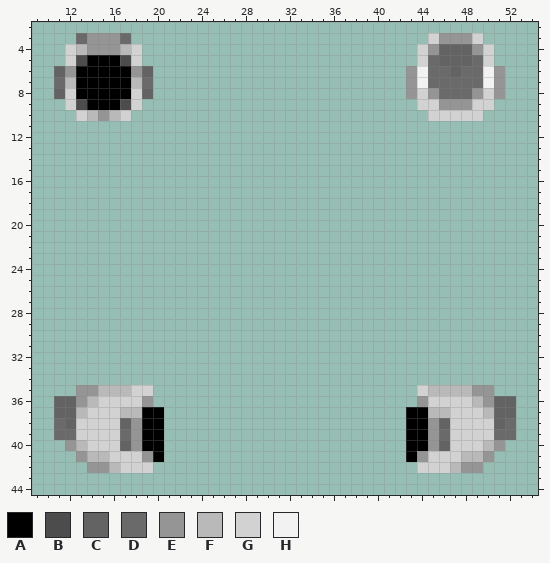
Two states of a pixel-art sprite, Resources/Textures/Mobs/Species/IPC/parts.rsi/head_f.png. This is how it looked before the edit.
The file is 64x64 pixels. Colours within 5 levels of each other are drawn and written as one. Shown: x 9..54, y 2..44.
Palette (. is transparent): A #000000  B #4c4c4c  C #636363  D #6a6a6a  E #959595  F #b9b9b9  G #d2d2d2  H #f2f2f2
Pixels before, first column x 11:
 3 ..DEEED...........................GEEEG...
 4 .GFEEEFG.........................GECCCEG..
 5 .GBAAABG.........................GDCCCDG..
 6 CEAAAAAEC.......................EHDDCDDHE.
 7 DFAAAAAFD.......................EHDDDDDHE.
 8 CGAAAAAGC.......................EGEDDDEGE.
 9 .GBAAABG.........................GGEEEGG..
10 ..GFEFG...........................GGGGG...
11 ..........................................
12 ..........................................
13 ..........................................
14 ..........................................
15 ..........................................
16 ..........................................
17 ..........................................
18 ..........................................
19 ..........................................
20 ..........................................
21 ..........................................
22 ..........................................
23 ..........................................
24 ..........................................
25 ..........................................
26 ..........................................
27 ..........................................
28 ..........................................
29 ..........................................
30 ..........................................
31 ..........................................
32 ..........................................
33 ..........................................
34 ..........................................
35 ..EEFFFGG........................GFFFFEE..
36 CCEFGGGGE........................EGGGGFECC
37 CCFGGGFFAA......................AAFFGGGFCC
38 DCGGGGCEAA......................AAECGGGGCD
39 DDGGGGDEAA......................AAEDGGGGDD
40 .EFGGGCEAA......................AAECGGGFE.
41 ..EFFGGGEA......................AEGGGFFE..
42 ...EEFGGG........................GGGFEE...
Now the later version:
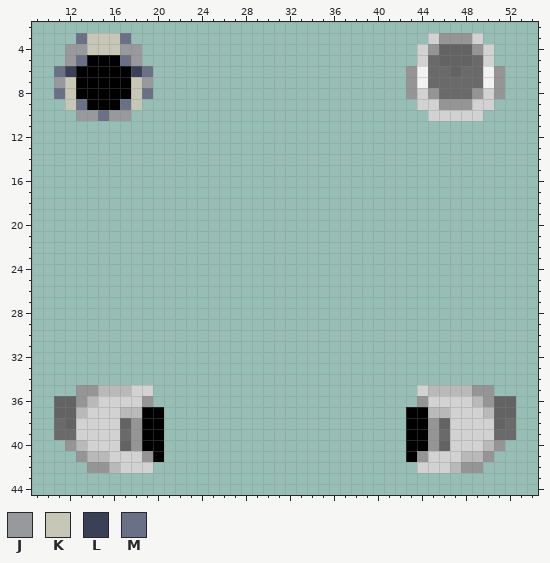
Colours new in this view: J #97999c  K #c7c7b7  L #3a4157  M #6a7085
The exact change:
Changed rows in their new state; - is an unchanged pixel.
first column x 11:
 3 --MKKKM--
 4 -JJKKKJJ-
 5 -JM---MJ-
 6 ML-----LM
 7 JK-----KJ
 8 MK-----KM
 9 -KM---MK-
10 --JJMJJ--
Where, in picture pixels (left, top, right, bottom), the same in both pictures:
changed: (54, 33, 153, 121)
